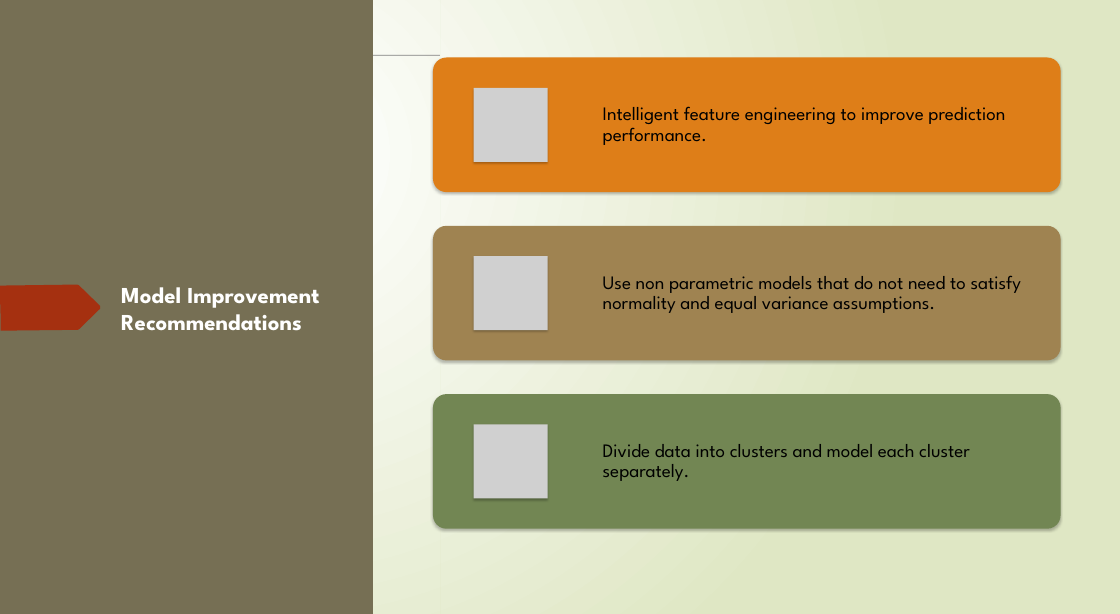
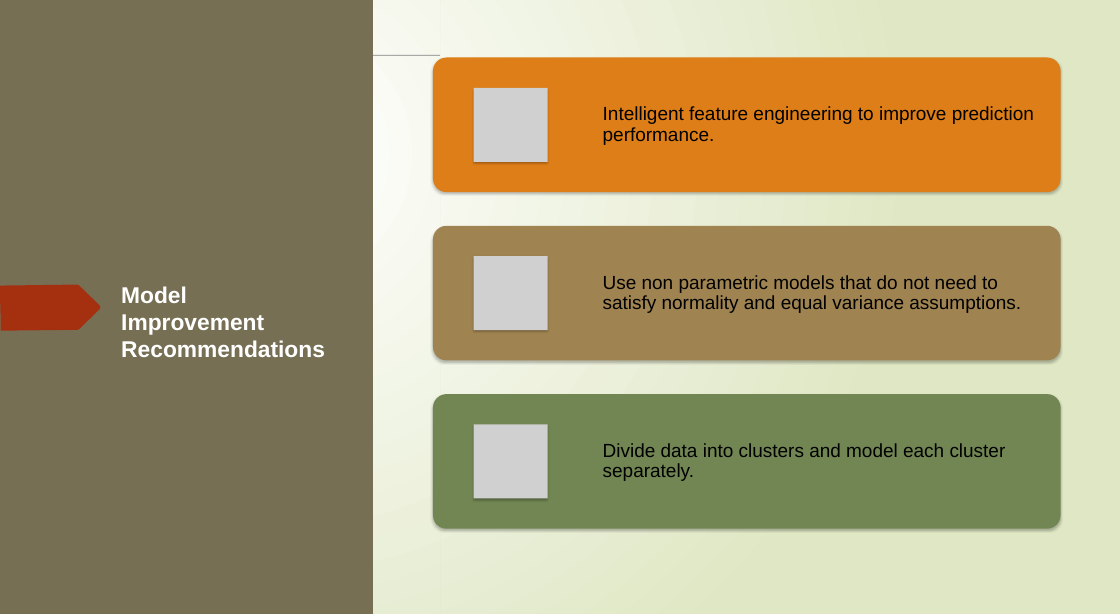
Before and after one commit to ngupta23/DS6372-PredictingPerformanceIntegratedCircuits1, a slide deck: slide 21 of Presentation/MSDS6372_Project1_Presentationv2.pptx. Drawn at 1120x614 pixels with LibreOffice and Linux fonts; fonts in the diff are those of the drawing; grey boxes stand for pictures. Boxes give left, top, right and bottom in pixels: in the first picture for what was removed or moved away, otherwise in the second. Text is boxed around its words. In the diff, an @@ line names an element or a change of style, - is before the commit and + after.

```diff
--- a/Presentation/MSDS6372_Project1_Presentationv2.pptx
+++ b/Presentation/MSDS6372_Project1_Presentationv2.pptx
@@ font League Spartan to Arial in 4 elements at (x1=121, y1=286, x2=325, y2=357), (x1=603, y1=106, x2=1034, y2=145), (x1=603, y1=275, x2=1021, y2=313), (x1=603, y1=443, x2=1006, y2=481) @@
```
Also in this commit, not shown: 12 other slides changed.
